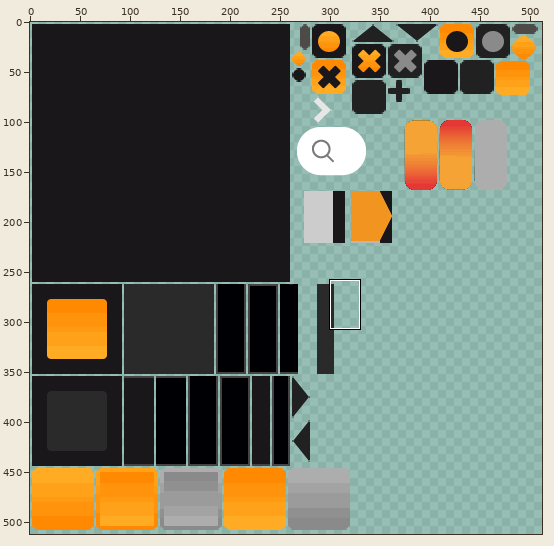
Two versions of one sprite sheet, hotmusic-admin2/src/assets/theme/metalworks.png. Above: a wide view before the commit, with the close-up outlined.
Close-up. Before the commit:
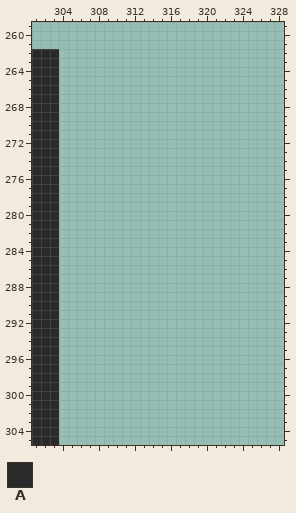
The file is 512x512 pixels. Pixels under 10% opacity are left out. Colours within 5 levels of each other are drawn and written as one. Shown: x 301..328, y 259..305.
Palette (. is transparent): A #2a2a2a
Pixels before, first column x 301:
262 AAA
263 AAA
264 AAA
265 AAA
266 AAA
267 AAA
268 AAA
269 AAA
270 AAA
271 AAA
272 AAA
273 AAA
274 AAA
275 AAA
276 AAA
277 AAA
278 AAA
279 AAA
280 AAA
281 AAA
282 AAA
283 AAA
284 AAA
285 AAA
286 AAA
287 AAA
288 AAA
289 AAA
290 AAA
291 AAA
292 AAA
293 AAA
294 AAA
295 AAA
296 AAA
297 AAA
298 AAA
299 AAA
300 AAA
301 AAA
302 AAA
303 AAA
304 AAA
305 AAA
Now the later version:
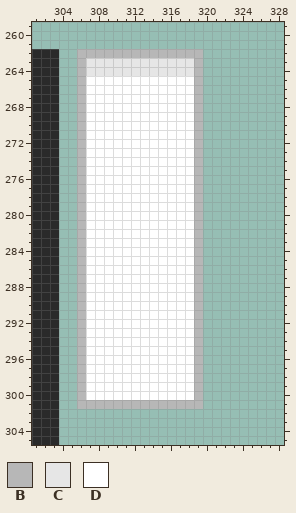
Colours new in this view: B #b7b7b7  C #e6e6e6  D #ffffff
The edit:
Changed rows in their new state; - is an unchanged pixel.
first column x 306:
262 BBBBBBBBBBBBBB
263 BCCCCCCCCCCCCB
264 BCCCCCCCCCCCCB
265 BDDDDDDDDDDDDB
266 BDDDDDDDDDDDDB
267 BDDDDDDDDDDDDB
268 BDDDDDDDDDDDDB
269 BDDDDDDDDDDDDB
270 BDDDDDDDDDDDDB
271 BDDDDDDDDDDDDB
272 BDDDDDDDDDDDDB
273 BDDDDDDDDDDDDB
274 BDDDDDDDDDDDDB
275 BDDDDDDDDDDDDB
276 BDDDDDDDDDDDDB
277 BDDDDDDDDDDDDB
278 BDDDDDDDDDDDDB
279 BDDDDDDDDDDDDB
280 BDDDDDDDDDDDDB
281 BDDDDDDDDDDDDB
282 BDDDDDDDDDDDDB
283 BDDDDDDDDDDDDB
284 BDDDDDDDDDDDDB
285 BDDDDDDDDDDDDB
286 BDDDDDDDDDDDDB
287 BDDDDDDDDDDDDB
288 BDDDDDDDDDDDDB
289 BDDDDDDDDDDDDB
290 BDDDDDDDDDDDDB
291 BDDDDDDDDDDDDB
292 BDDDDDDDDDDDDB
293 BDDDDDDDDDDDDB
294 BDDDDDDDDDDDDB
295 BDDDDDDDDDDDDB
296 BDDDDDDDDDDDDB
297 BDDDDDDDDDDDDB
298 BDDDDDDDDDDDDB
299 BDDDDDDDDDDDDB
300 BDDDDDDDDDDDDB
301 BBBBBBBBBBBBBB
Pixel boxes of the changes (left, top, right, bottom) in both close-ups:
added: (77, 49, 203, 409)
